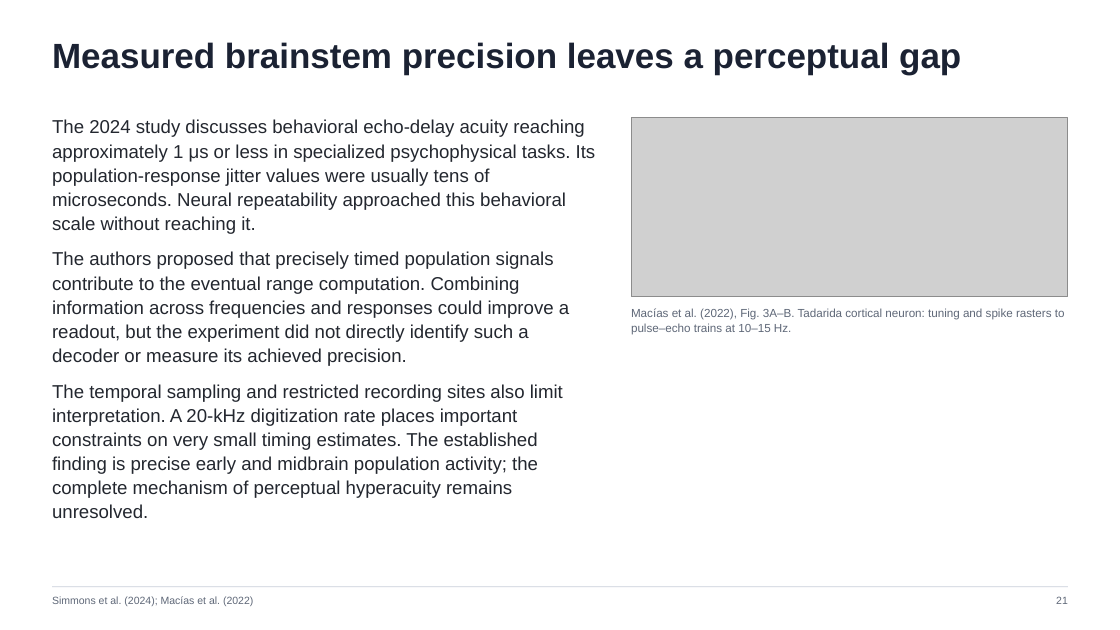
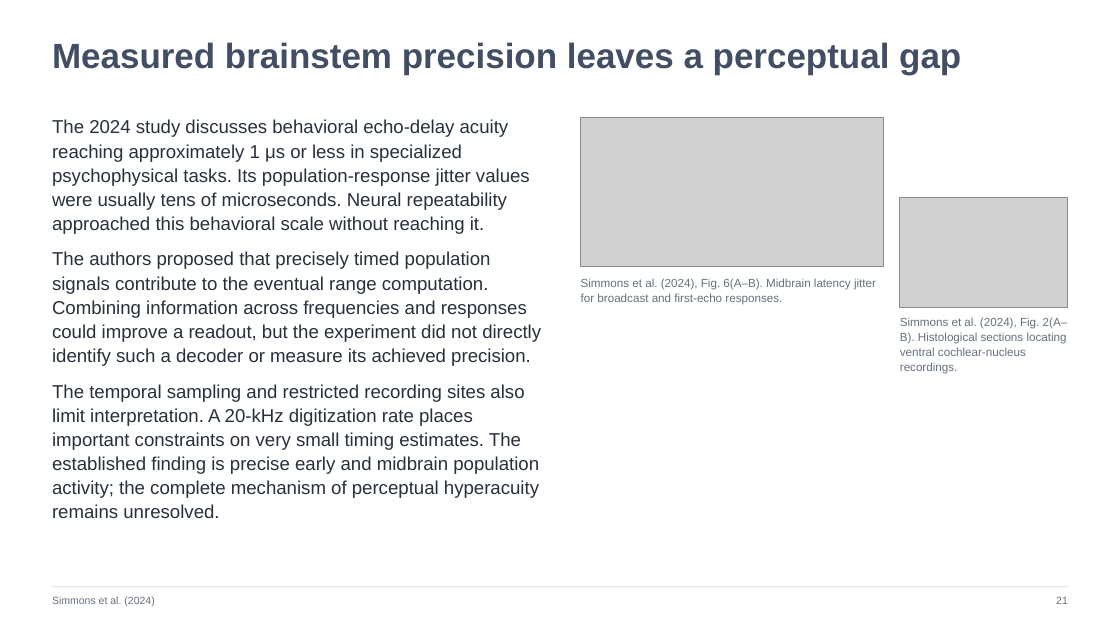
Before and after one commit to jordanxxlopez/NEUROETHOLOGY, a slide deck: slide 21 of lectures/L17/Neuroethology_Lecture17_FA2026.pptx. Drawn at 1120x630 pixels with LibreOffice and Linux fonts; fonts in the diff are those of the drawing; grey boxes stand for pictures. Boxes give left, top, right and bottom in pixels: in the first picture for what was removed or moved away, otherwise in the second. Text is boxed around its words. In the diff, an @@ line names an element or a change of style, - is before the commit and + after.

Commit message:
Rebuild Lecture 17 with 44 article figure slides and two-column layout

```diff
--- a/lectures/L17/Neuroethology_Lecture17_FA2026.pptx
+++ b/lectures/L17/Neuroethology_Lecture17_FA2026.pptx
@@ text "Measured brainstem precision leaves a ..." at <box>52,42,961,75</box>: text colour #1B2233 to #424E64 @@
@@ text "The 2024 study discusses behavioral ..." at <box>52,119,541,518</box>: text colour #23272F to #27303C @@
@@ picture: place and size @@
-picture at <box>631,118,1068,297</box>
+picture at <box>581,118,883,266</box>
@@ picture added at <box>900,197,1068,307</box> @@
@@ text at <box>581,278,876,305</box>: text changed; text colour #5F6878 to #66717E @@
-Macías et al. (2022), Fig. 3A–B. Tadarida cortical neuron: tuning and spike rasters to pulse–echo trains at 10–15 Hz.
+Simmons et al. (2024), Fig. 6(A–B). Midbrain latency jitter for broadcast and first-echo responses.
@@ text added at <box>900,317,1068,356</box>, 10 pt, text #66717E @@
+Simmons et al. (2024), Fig. 2(A–B). Histological sections locating ventral cochlear-nucleus recordings.
@@ text at <box>52,596,154,606</box>: text changed; text colour #5F6878 to #66717E @@
-Simmons et al. (2024); Macías et al. (2022)
+Simmons et al. (2024)
```
Also in this commit, not shown: 45 other slides changed, 13 other files.
